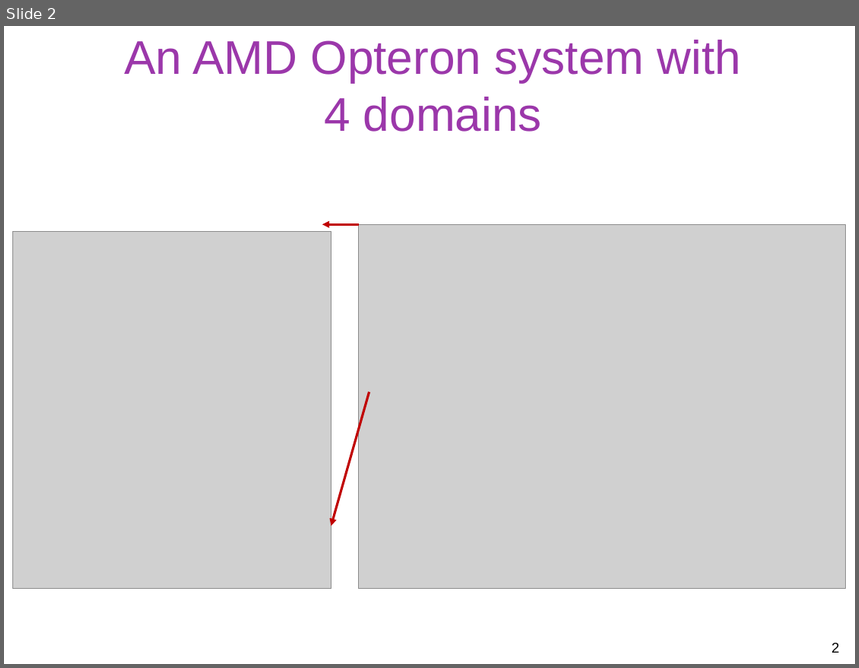
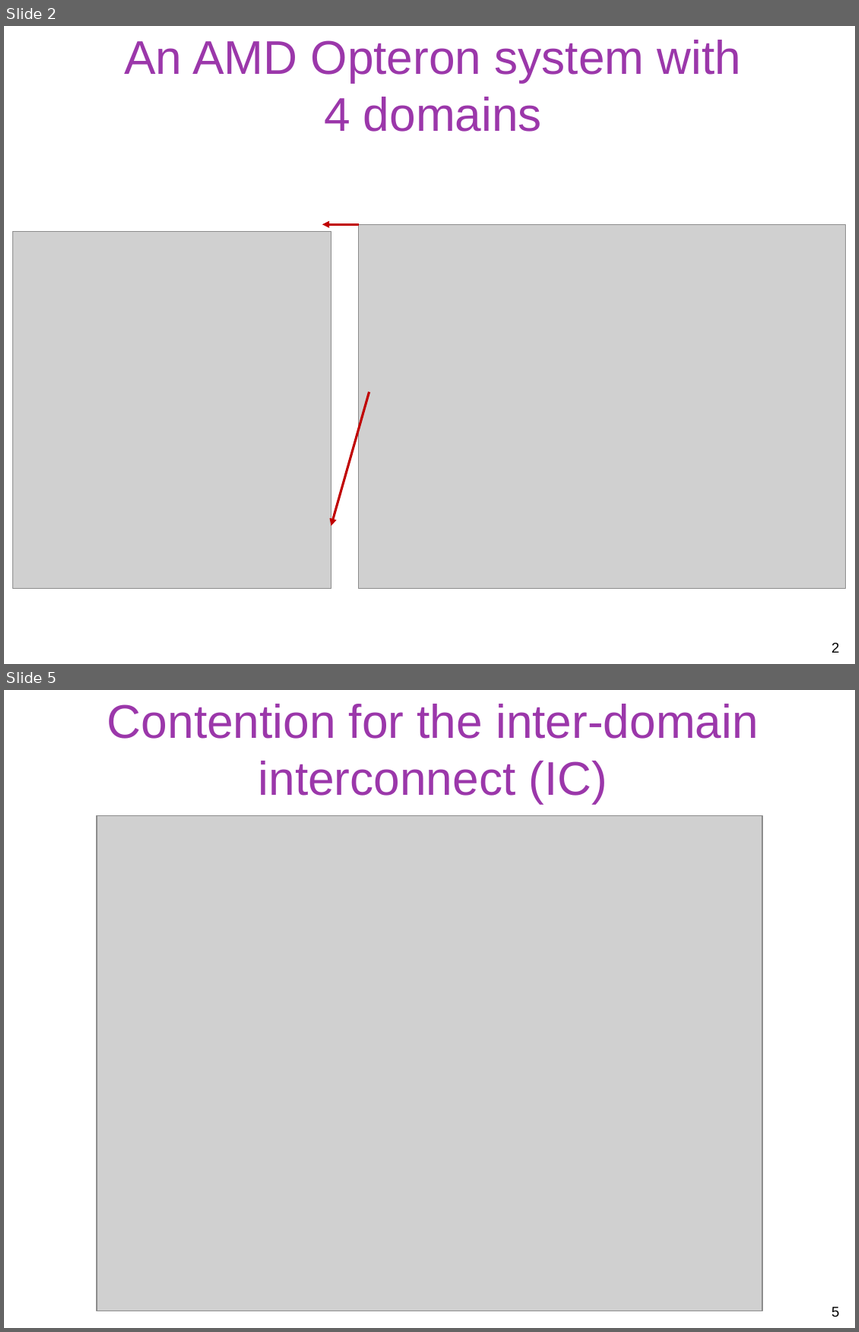
Before and after one commit to gulaoshi/gu.github.io, a slide deck: AdvOS/PPT+papers/blagodurov-ATC11.pptx. Shown one above the other, each under a label of ours: slide 2 before the commit, slides 2 and 5 after it; the slides between them are not shown. The pictures are 859x668 and 859x1332 pixels, drawn with LibreOffice and Linux fonts; fonts in the diff are those of the drawing; grey boxes stand for pictures. Boxes give left, top, right and bottom in pixels: in the first picture for what was removed or moved away, otherwise in the second. Text is boxed around its words. In the diff, an @@ line names an element or a change of style, - is before the commit and + after.

```diff
--- a/AdvOS/PPT+papers/blagodurov-ATC11.pptx
+++ b/AdvOS/PPT+papers/blagodurov-ATC11.pptx
@@ slide 5 added at (4,690,855,1328), background #FFFFFF @@
@@ title added at (107,704,759,803), 40 pt, text #9B37AA @@
+Contention for the inter-domain interconnect (IC)
@@ picture added at (97,816,762,1312) @@
@@ page number added at (832,1307,839,1317), 12 pt, text #000000 @@
+5
```
Also in this commit, not shown: 14 other slides added, 2 slides removed, 3 other files.
